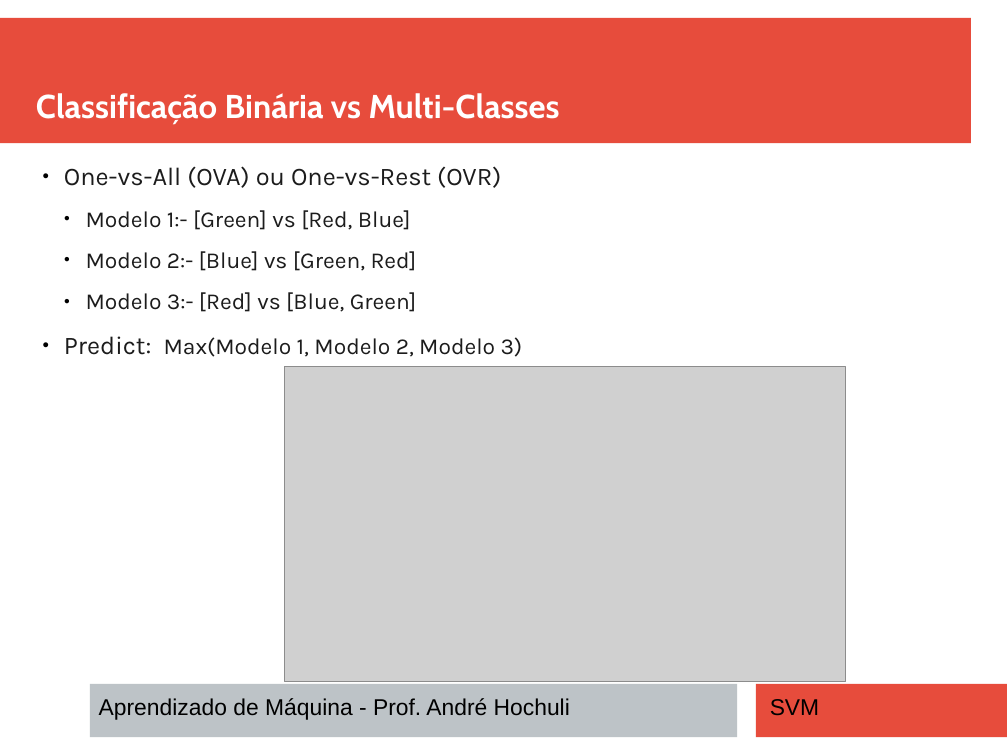
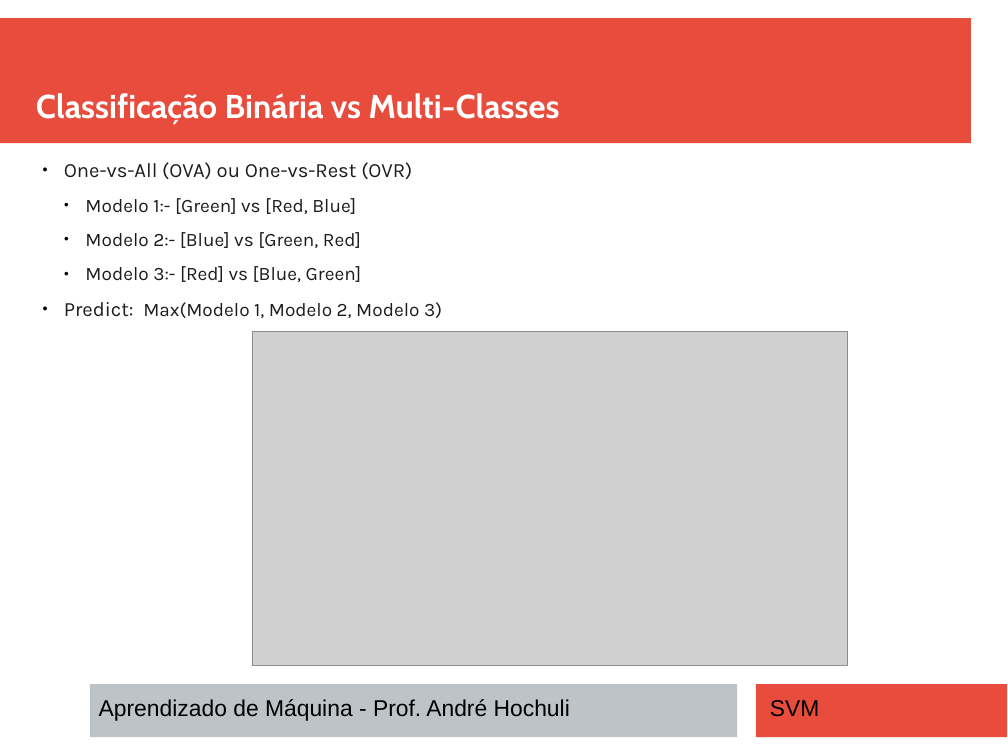
Before and after one commit to andrehochuli/teaching, a slide deck: slide 6 of AprendizadoMaquina/Tópico 02 - Aprendizado Supervisionado/SVM/Tópico 02 - Aprendizado-Supervisionado - SVM.pptx. Drawn at 1008x756 pixels with LibreOffice and Linux fonts; fonts in the diff are those of the drawing; grey boxes stand for pictures. Boxes give left, top, right and bottom in pixels: in the first picture for what was removed or moved away, otherwise in the second. Text is boxed around its words. In the diff, an @@ line names an element or a change of style, - is before the commit and + after.

```diff
--- a/AprendizadoMaquina/Tópico 02 - Aprendizado Supervisionado/SVM/Tópico 02 - Aprendizado-Supervisionado - SVM.pptx
+++ b/AprendizadoMaquina/Tópico 02 - Aprendizado Supervisionado/SVM/Tópico 02 - Aprendizado-Supervisionado - SVM.pptx
@@ text "One-vs-All (OVA) ou One-vs-Rest (OVR)" at (64,162,442,318): size 20 to 16 pt in "One-vs-All (OVA) ou One-vs-Rest (OVR)", "Predict:"; size 18 to 15 pt in "Modelo 1:- [Green] vs [Red, Blue]", "Modelo 2:- [Blue] vs [Green, Red]", "Modelo 3:- [Red] vs [Blue, Green]", "Max(Modelo 1, Modelo 2, Modelo 3)" @@
@@ picture: place and size @@
-picture at (284,367,846,681)
+picture at (252,331,848,665)
```
Also in this commit, not shown: 7 other slides changed, 1 other file.
